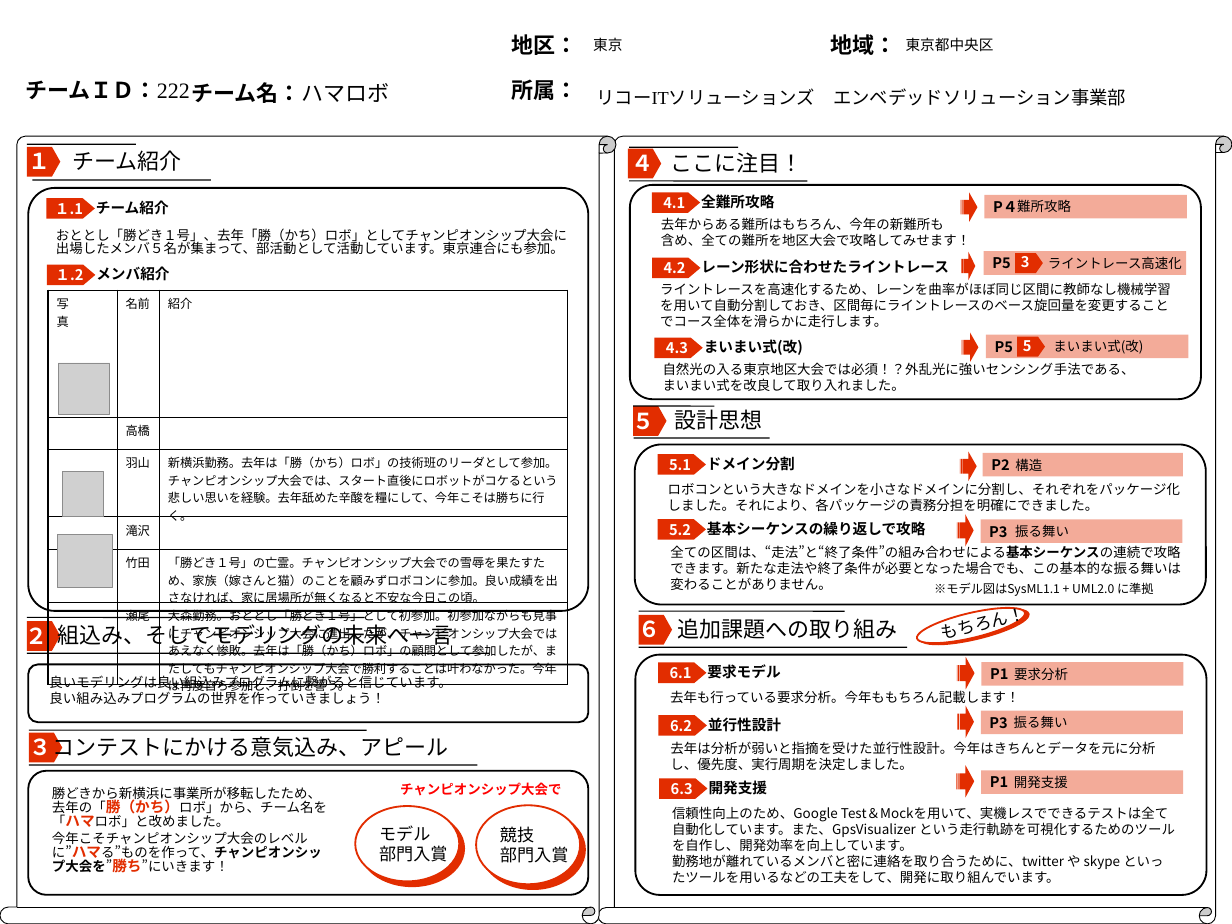
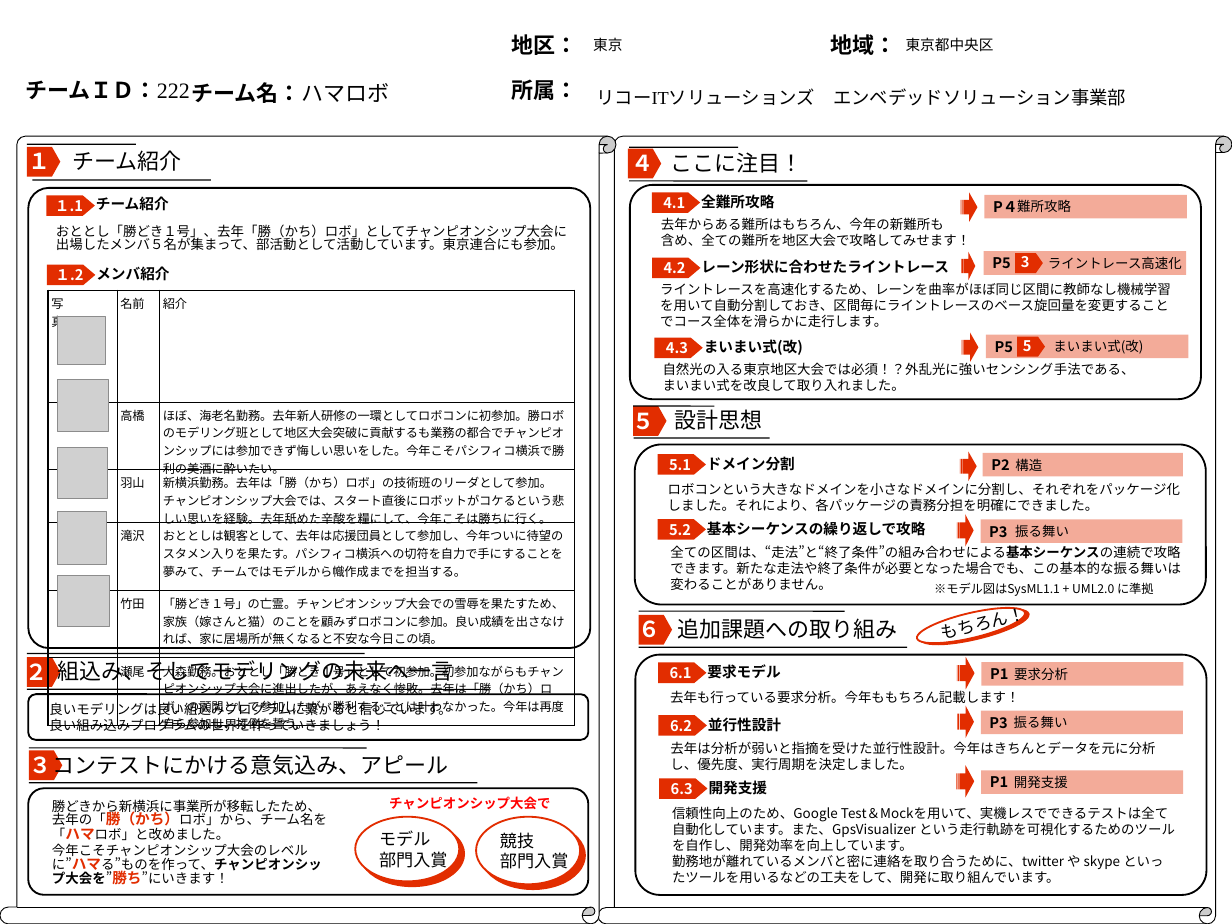
Before and after one commit to jrits/model2011, a slide deck: slide 1 of model_0/222_hamarobo_concept.ppt. Drawn at 1232x924 pixels with LibreOffice and Linux fonts; fonts in the diff are those of the drawing; grey boxes stand for pictures; background and template pictures are left out. Boxes give left, top, right and bottom in pixels: in the first picture for what was removed or moved away, otherwise in the second. Text is boxed around its words. In the diff, an @@ line names an element or a change of style, - is before the commit and + after.

Commit message:
高橋、滝沢メンバ紹介追加

```diff
--- a/model_0/222_hamarobo_concept.ppt
+++ b/model_0/222_hamarobo_concept.ppt
@@ rounded rectangle: place and size @@
-rounded rectangle at [28, 188, 588, 612]
+rounded rectangle at [28, 188, 590, 649]
@@ rounded rectangle at [28, 188, 590, 649]: proportions changed @@
@@ freeform shape "１.1" at [47, 195, 95, 216]: outline redrawn @@
@@ text "チーム紹介": place and size @@
-text "チーム紹介" at [96, 200, 169, 215]
+text "チーム紹介" at [96, 196, 169, 211]
@@ text "おととし「勝どき１号」、去年「勝（かち）ロボ」としてチャンピオンシップ大会に出場したメンバ５名が集まって、部活動として活 ...": place and size @@
-text "おととし「勝どき１号」、去年「勝（かち）ロボ」としてチャンピオンシップ大会に出場したメンバ５名が集まって、部活動として活 ..." at [56, 228, 567, 254]
+text "おととし「勝どき１号」、去年「勝（かち）ロボ」としてチャンピオンシップ大会に出場したメンバ５名が集まって、部活動として活 ..." at [56, 224, 567, 250]
@@ table at [48, 290, 575, 735] @@
-row 2, column 3: 
+row 2, column 3: ほぼ、海老名勤務。去年新人研修の一環としてロボコンに初参加。勝ロボのモデリング班として地区大会突破に貢献するも業務の都合でチャンピオンシップには参加できず悔しい思いをした。今年こそパシフィコ横浜で勝利の美酒に酔いたい。
-row 4, column 3: 
+row 4, column 3: おととしは観客として、去年は応援団員として参加し、今年ついに待望のスタメン入りを果たす。パシフィコ横浜への切符を自力で手にすることを夢みて、チームではモデルから幟作成までを担当する。
-row 6, column 3: 大森勤務。おととし「勝どき１号」として初参加。初参加ながらも見事にチャンピオンシップ大会に進出したが、チャンピオンシップ大会ではあえなく惨敗。去年は「勝（かち）ロボ」の顧問として参加したが、またしてもチャンピオンシップ大会で勝利することは叶わなかった。今年は再度自ら参加し、打倒を誓う。
+row 6, column 3: 大森勤務。おととし「勝どき１号」として初参加。初参加ながらもチャンピオンシップ大会に進出したが、あえなく惨敗。去年は「勝（かち）ロボ」の顧問として参加したが、勝利することは叶わなかった。今年は再度自ら参加し、打倒を誓う。
@@ font Times New Roman to Noto Sans CJK JP in "新横浜勤務。去年は「勝（かち）ロボ」の技術班のリーダとして参加。チャンピオンシップ大会では、スタート直後にロボットがコケ ...", "「勝どき１号」の亡霊。チャンピオンシップ大会での雪辱を果たすため、家族（嫁さんと猫）のことを顧みずロボコンに参加。良い成 ..." @@
@@ table: place and size @@
-table at [48, 290, 568, 699]
+table at [48, 290, 575, 735]
@@ picture added at [57, 317, 106, 365] @@
@@ picture added at [57, 448, 107, 498] @@
@@ picture: place and size @@
-picture at [63, 472, 105, 517]
+picture at [57, 511, 106, 565]
@@ picture: place and size @@
-picture at [57, 534, 113, 588]
+picture at [57, 576, 110, 627]
@@ 2 texts, 2 lines, 1 freeform shape: place and size @@
-2 texts, 2 lines, 1 freeform shape at [25, 618, 489, 653]
+2 texts, 2 lines, 1 freeform shape at [25, 654, 489, 689]
@@ rounded rectangle: place and size @@
-rounded rectangle at [28, 664, 588, 722]
+rounded rectangle at [28, 694, 588, 740]
@@ text "良いモデリングは良い組込みプログラムに繋がると信じています。": place and size @@
-text "良いモデリングは良い組込みプログラムに繋がると信じています。" at [49, 673, 451, 704]
+text "良いモデリングは良い組込みプログラムに繋がると信じています。" at [49, 700, 451, 731]
@@ 1 text, 1 freeform shape, 1 line: place and size @@
-1 text, 1 freeform shape, 1 line at [29, 730, 448, 763]
+1 text, 1 freeform shape, 1 line at [29, 748, 448, 781]
@@ rounded rectangle: place and size @@
-rounded rectangle at [28, 771, 588, 895]
+rounded rectangle at [28, 788, 588, 895]
@@ 2 texts, 1 picture, 1 line: place and size @@
-2 texts, 1 picture, 1 line at [20, 363, 478, 872]
+2 texts, 1 picture, 1 line at [20, 380, 478, 884]
@@ text "チャンピオンシップ大会で": place and size @@
-text "チャンピオンシップ大会で" at [400, 782, 562, 796]
+text "チャンピオンシップ大会で" at [389, 796, 551, 810]
@@ ellipse "モデル": place and size @@
-ellipse "モデル" at [356, 806, 459, 882]
+ellipse "モデル" at [356, 817, 459, 881]
@@ ellipse "競技": place and size @@
-ellipse "競技" at [476, 805, 580, 884]
+ellipse "競技" at [476, 817, 580, 884]
```
